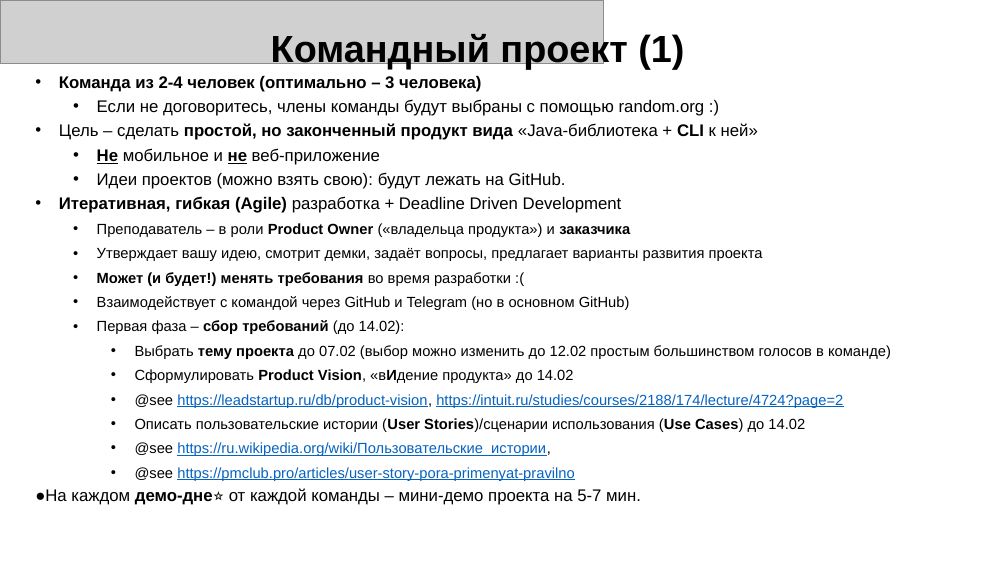
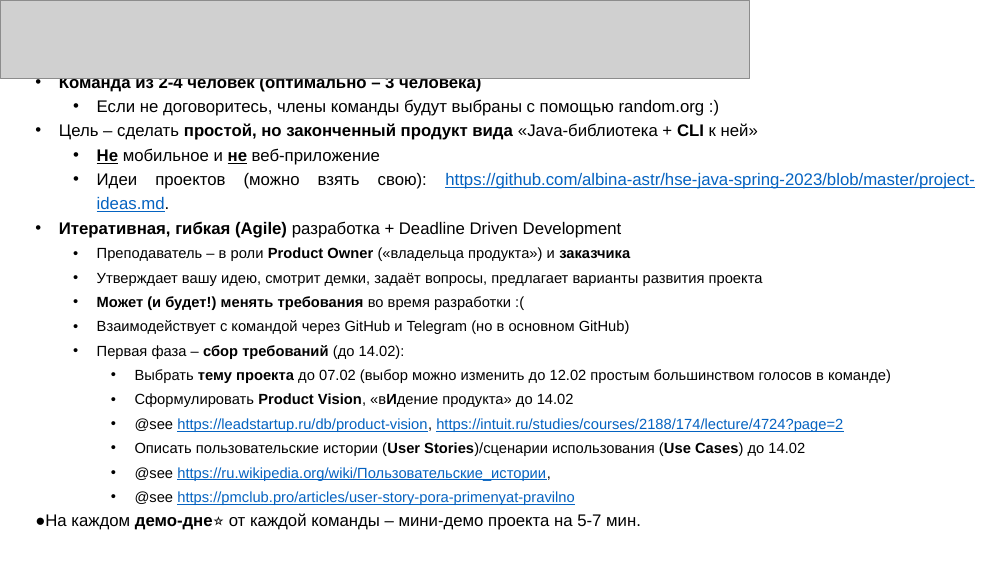
Before and after one commit to albina-astr/hse-java-spring-2023, a slide deck: slide 9 of intro.pptx. Drawn at 1008x567 pixels with LibreOffice and Linux fonts; fonts in the diff are those of the drawing; grey boxes stand for pictures. Boxes give left, top, right and bottom in pixels: in the first picture for what was removed or moved away, otherwise in the second. Text is boxed around its words. In the diff, an @@ line names an element or a change of style, - is before the commit and + after.

Commit message:
Updated intro materials + added first java project

```diff
--- a/intro.pptx
+++ b/intro.pptx
@@ picture added at box(0, 0, 750, 79) @@
@@ text removed at box(271, 33, 684, 70) @@
-Командный проект (1)
@@ text at box(97, 173, 975, 212): text changed; text colour #000000 to #0563C1 @@
-  • Идеи проектов (можно взять свою): будут лежать на GitHub.
+  • Идеи проектов (можно взять свою): https://github.com/albina-astr/hse-java-spring-2023/blob/master/project-ideas.md.
```
Also in this commit, not shown: 1 other slide changed, 1 slide removed, 3 other files.
